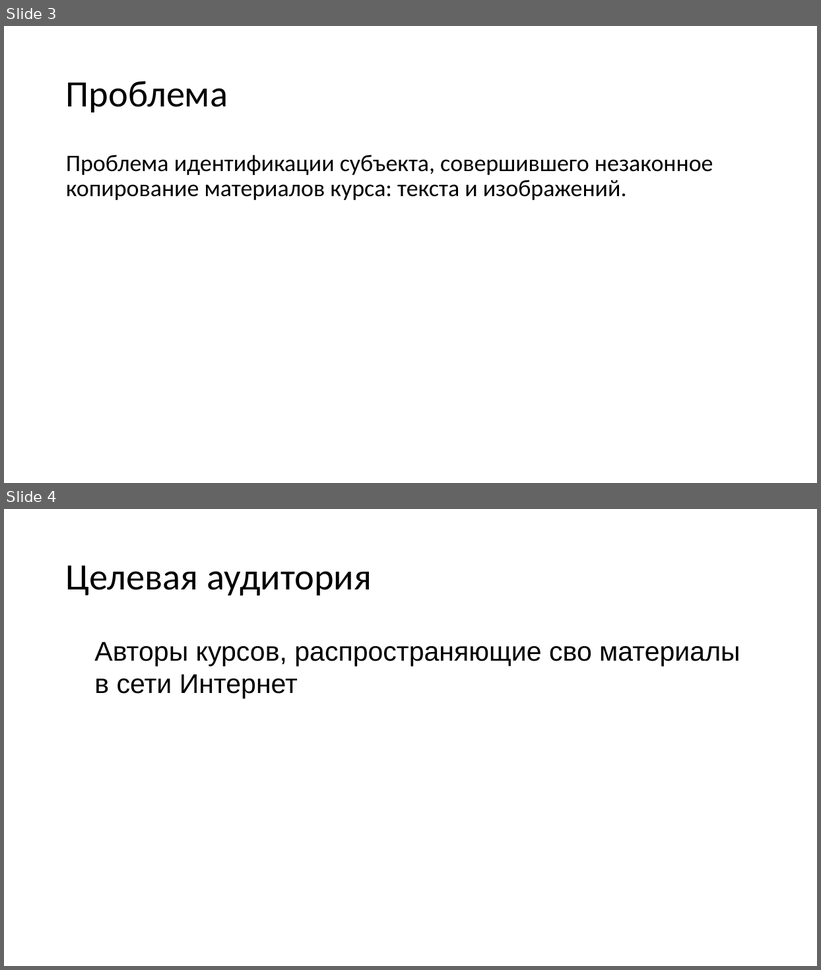
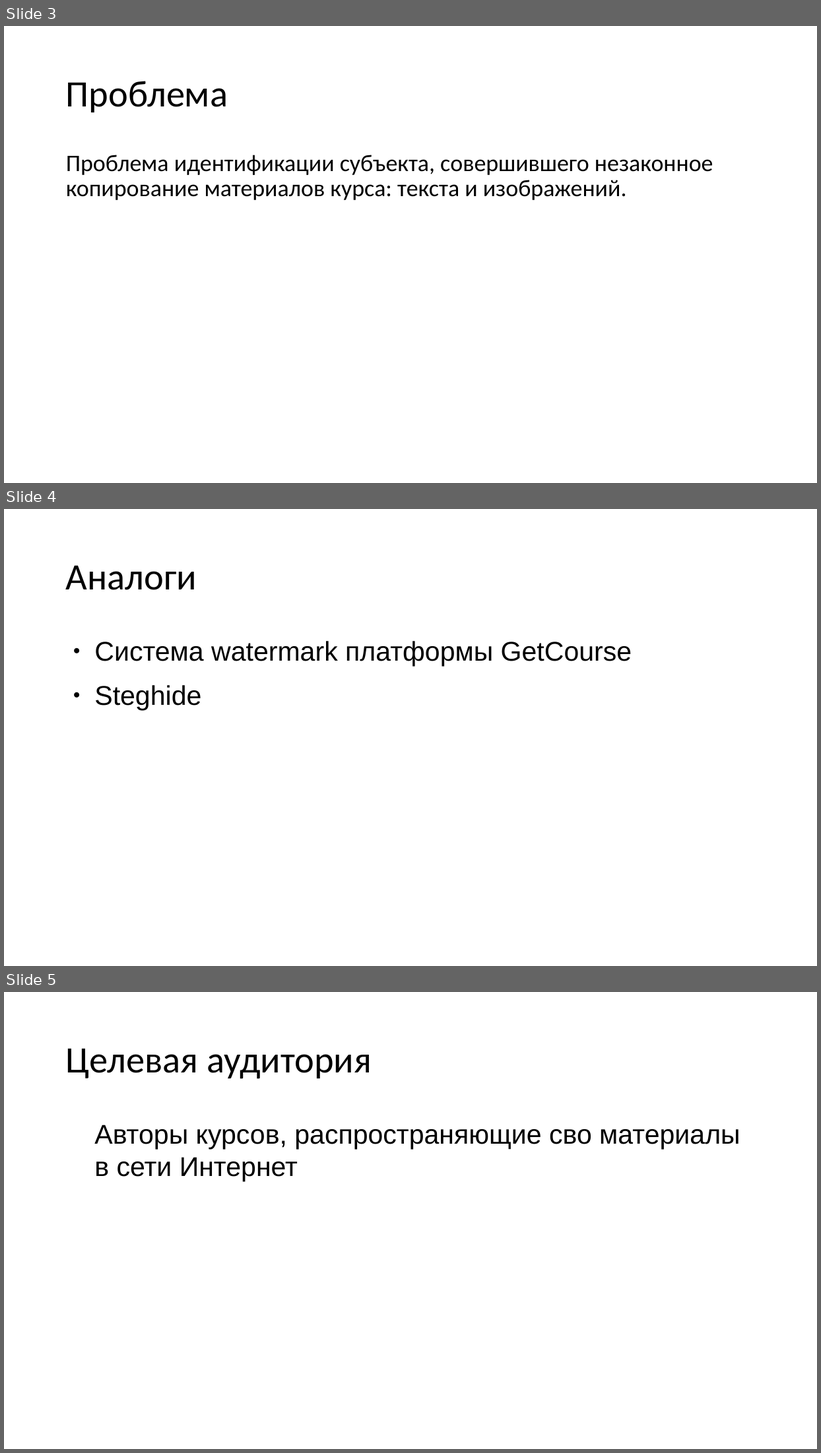
Before and after one commit to vanindm/vanindm.github.io, a slide deck: files/ИБ.pptx. Shown one above the other, each under a label of ours: slides 3 and 4 before the commit, slides 3, 4 and 5 after it. The pictures are 821x970 and 821x1453 pixels, drawn with LibreOffice and Linux fonts; fonts in the diff are those of the drawing. Boxes give left, top, right and bottom in pixels: in the first picture for what was removed or moved away, otherwise in the second. Text is boxed around its words. In the diff, an @@ line names an element or a change of style, - is before the commit and + after.

```diff
--- a/files/ИБ.pptx
+++ b/files/ИБ.pptx
@@ slide 4 added at (4, 509, 817, 966), background #FFFFFF @@
@@ title added at (66, 565, 197, 590), 44 pt, text #000000 @@
+Аналоги
@@ text added at (94, 641, 632, 710), 32 pt, text #000000 @@
+● Система watermark платформы GetCourse
+● Steghide
@@ what was slide 4 is now slide 5 @@
```
